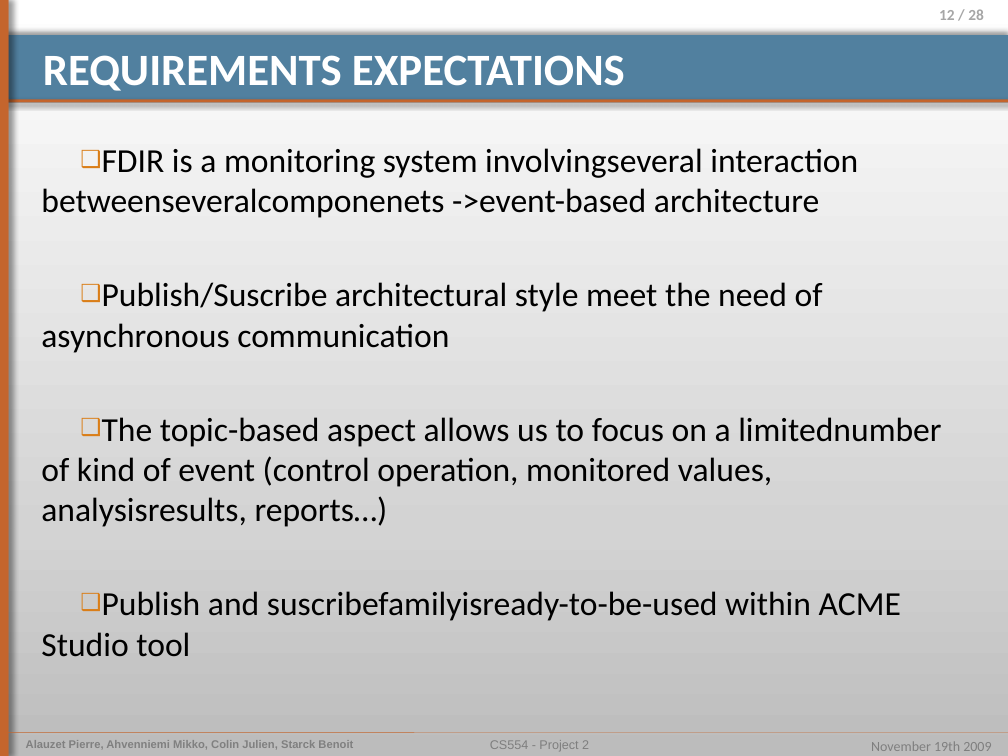
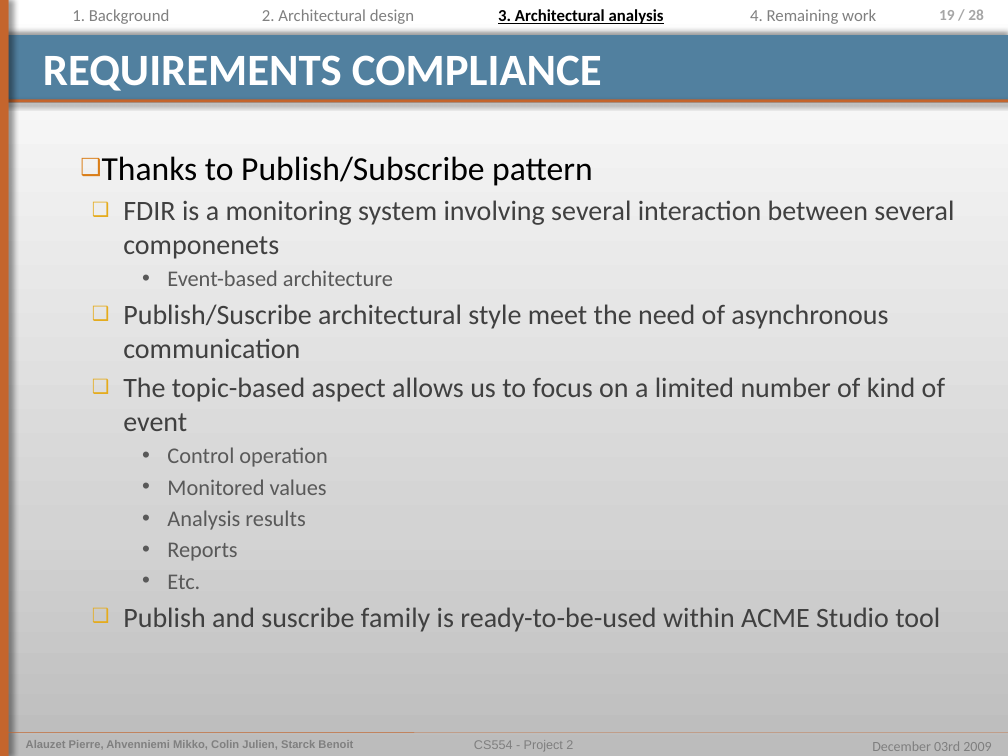
Before and after one commit to pierrealauzet/euroteam, a slide deck: slide 19 of Project 2/Part3/CS554_EuroTeam_Project2_OP6.pptx (slide 12 before the commit). Drawn at 1008x756 pixels with LibreOffice and Linux fonts; fonts in the diff are those of the drawing. Boxes give left, top, right and bottom in pixels: in the first picture for what was removed or moved away, otherwise in the second. Text is boxed around its words. In the diff, an @@ line names an element or a change of style, - is before the commit and + after.

```diff
--- a/Project 2/Part3/CS554_EuroTeam_Project2_OP6.pptx
+++ b/Project 2/Part3/CS554_EuroTeam_Project2_OP6.pptx
@@ text added at (x1=72, y1=9, x2=170, y2=24), 12 pt, text #808080 @@
+1. Background
@@ text added at (x1=262, y1=9, x2=414, y2=24), 12 pt, text #808080 @@
+2. Architectural design
@@ text added at (x1=498, y1=9, x2=664, y2=24), 12 pt, text #000000, bold, underline @@
+3. Architectural analysis
@@ text added at (x1=750, y1=9, x2=876, y2=24), 12 pt, text #808080 @@
+4. Remaining work
@@ page number at (x1=939, y1=9, x2=984, y2=20): text changed @@
-12 / 28
+19 / 28
@@ title at (x1=43, y1=55, x2=602, y2=91): text changed @@
-REQUIREMENTS EXPECTATIONS
+REQUIREMENTS COMPLIANCE
@@ text "Thanks to Publish/Subscribe pattern" moved from (x1=41, y1=148, x2=941, y2=657) to (x1=102, y1=156, x2=954, y2=632) @@
@@ text at (x1=102, y1=156, x2=954, y2=286): text changed; size 24 to 20 pt; text colour #000000 to #404040 @@
-❑ FDIR is a monitoring system involvingseveral interaction betweenseveralcomponenets ->event-based architecture
+❑ Thanks to Publish/Subscribe pattern
+  ❑ FDIR is a monitoring system involving several interaction between several componenets
+    • Event-based architecture
@@ text at (x1=123, y1=304, x2=888, y2=358): size 24 to 20 pt, text colour #000000 to #404040 in "Publish/Suscribe architectural style meet the need of ..."; list level 1 to 2 in "Publish/Suscribe architectural style meet the ..."; bullet colour #DA7E18 to #E5AB1B @@
@@ text at (x1=123, y1=377, x2=945, y2=632): text changed; size 24 to 20 pt; text colour #000000 to #404040 @@
-❑ The topic-based aspect allows us to focus on a limitednumber of kind of event (control operation, monitored values, analysisresults, reports…)
-❑ Publish and suscribefamilyisready-to-be-used within ACME Studio tool
+  ❑ The topic-based aspect allows us to focus on a limited number of kind of event
+    • Control operation
+    • Monitored values
+    • Analysis results
+    • Reports
+    • Etc.
+  ❑ Publish and suscribe family is ready-to-be-used within ACME Studio tool
@@ text "CS554 - Project 2" moved from (x1=490, y1=740, x2=589, y2=751) to (x1=474, y1=740, x2=573, y2=751) @@
@@ text at (x1=872, y1=741, x2=991, y2=751): text changed @@
-November 19th 2009
+December 03rd 2009
```
Also in this commit, not shown: 14 other slides changed, 9 slides added, 2 slides removed, 1 other file.
